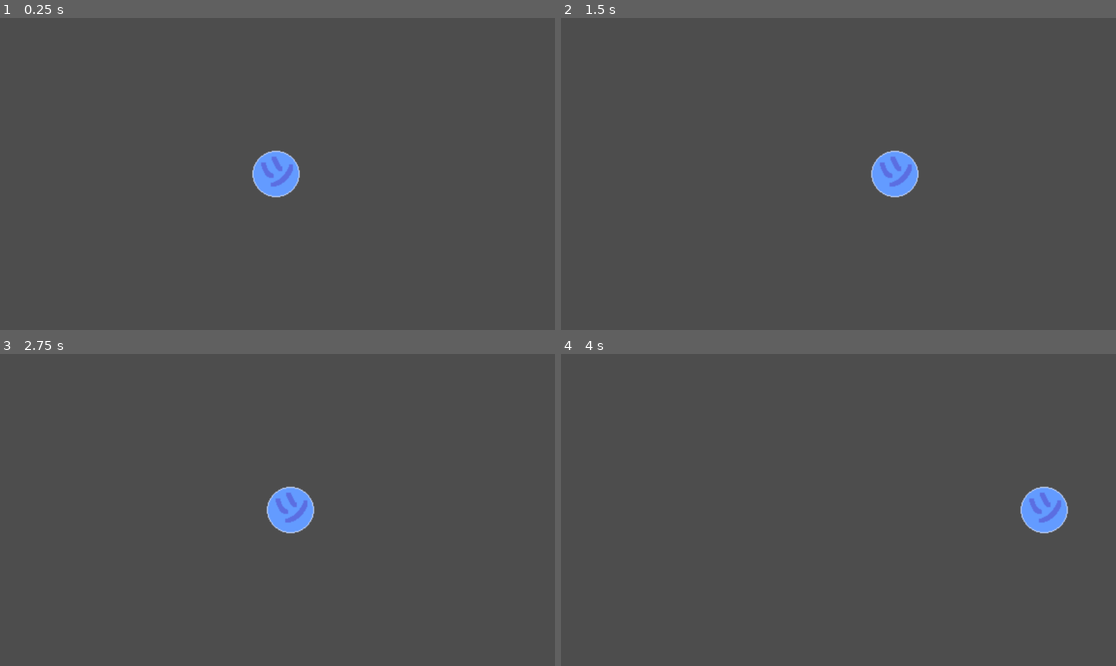
Above: before the commit, frames 1-4 (two rows, left to right).
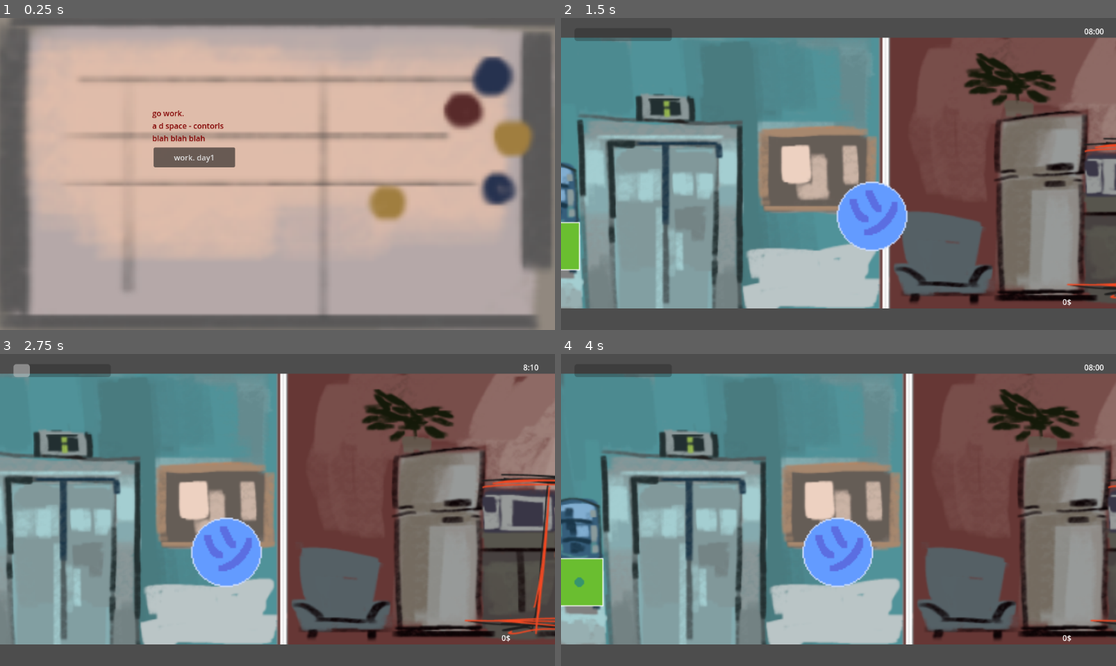
Above: after the commit, the same moments.

Repository: stayawayfrommeow/forced-2-quit
Game: Godot game, scene res://global.tscn
Same seed, same stepped clock (60 frames per second), same inputs: the game is played once before the commit and once after it.
Inputs (mouse positions are in pixels of both pictures, inside the frame that each line leads up to):
- Up to frame 1 (0.25 s): no input
- Up to frame 2 (1.5 s): click (755, 158) at 0.5 s, where only the run after the commit has a clickable "work. day1"; tap Enter at 1.25 s; hold Right (move_right) from 1.28 s (still down); hold Space (interact) from 1.28 s (still down)
- Up to frame 3 (2.75 s): release Right (move_right) at 2.03 s; release Space (interact) at 2.03 s; hold Left (move_left) from 2.03 s (still down); tap Space (interact) at 2.1 s
- Up to frame 4 (4 s): release Left (move_left) at 2.78 s; hold Right (move_right) 2.78-3.5 s; hold Space (interact) 2.78-3.5 s; click (627, 403) at 3.5 s, where only the run after the commit has a clickable "next"

The runs differ from the first frame. In frame 1, 87% of the frame differs, in the area x 0-100%, y 0-100%; in frame 2, 78%; in frame 3, 76%; in frame 4, 80%.

Commit message:
basic ui

Diff:
--- a/day1/day1.tscn
+++ b/day1/day1.tscn
@@ -1,9 +1,10 @@
-[gd_scene load_steps=6 format=3 uid="uid://brqw1yirhnfn1"]
+[gd_scene load_steps=7 format=3 uid="uid://brqw1yirhnfn1"]
 
 [ext_resource type="Script" uid="uid://tia2tnddrgd6" path="res://day1/day_1.gd" id="1_7htkw"]
 [ext_resource type="PackedScene" uid="uid://co5yrplpv2qo6" path="res://player_character/player.tscn" id="1_48ukd"]
 [ext_resource type="Texture2D" uid="uid://c70rfemuckpsl" path="res://day1/sprt_lvl_layout.png" id="2_wxk1o"]
 [ext_resource type="PackedScene" uid="uid://dsrb3848nvwuy" path="res://interactables/interactable.tscn" id="3_wxk1o"]
+[ext_resource type="PackedScene" uid="uid://ddtvttl6lwx85" path="res://gui/gui.tscn" id="5_jxyad"]
 
 [sub_resource type="LabelSettings" id="LabelSettings_7htkw"]
 font_size = 300
@@ -27,21 +28,27 @@
 metadata/_edit_lock_ = true
 
 [node name="Interactable" parent="." instance=ExtResource("3_wxk1o")]
+visible = false
 position = Vector2(-52, 237)
 
 [node name="Interactable2" parent="." instance=ExtResource("3_wxk1o")]
+visible = false
 position = Vector2(-714, 246)
 
 [node name="Interactable3" parent="." instance=ExtResource("3_wxk1o")]
+visible = false
 position = Vector2(451, 202)
 
 [node name="win_screen_placeholder" type="Label" parent="."]
-offset_left = -42.0
-offset_top = -72.0
-offset_right = 558.0
-offset_bottom = 528.0
+visible = false
+offset_left = -45.0
+offset_top = -64.0
+offset_right = 555.0
+offset_bottom = 536.0
 text = "win"
 label_settings = SubResource("LabelSettings_7htkw")
+
+[node name="Gui" parent="." instance=ExtResource("5_jxyad")]
 
 [connection signal="tree_exited" from="Interactable" to="." method="_on_interactable_tree_exited"]
 [connection signal="tree_exited" from="Interactable2" to="." method="_on_interactable_2_tree_exited"]
--- a/day1/day_1.gd
+++ b/day1/day_1.gd
@@ -29,10 +29,14 @@
 #quest 2 completed
 func _on_interactable_2_tree_exited():
 	quest3.visible = true
+
+
 	pass # Replace with function body.
 
 #quest 3 completed
 func _on_interactable_3_tree_exited():
 	win_screen.visible = true
-	get_tree().change_scene_to_file("res://day_passed/day_passed.tscn")
+
+
+	Global.endDay(1)
 	pass # Replace with function body.
--- /dev/null
+++ b/global.gd
@@ -0,0 +1,45 @@
+extends Node2D
+
+signal upd_stress(val)
+signal upd_bank(val)
+
+var day1scn = preload("res://day1/day1.tscn")
+var letter_scn = preload("res://starting_letter/starting_letter.tscn")
+var stressbar = "res://stressbar/stressbar.tscn"
+
+var MAX_STRESS = 100
+@export var stress = 0:
+	set(delta):
+		var old_value = stress
+		var new_value = old_value + delta
+		if new_value < 0:
+			stress = 0
+		if new_value > MAX_STRESS:
+			print('gg')
+		stress = new_value
+		emit_signal('upd_stress', new_value)
+
+@export var bank = 0:
+	set(delta):
+		var old_value = stress
+		var new_value = old_value + delta
+		bank = new_value
+		emit_signal('upd_bank', new_value)
+	get:
+		return bank
+
+
+# Called when the node enters the scene tree for the first time.
+func _ready():
+	get_tree().change_scene_to_packed(letter_scn)
+	pass # Replace with function body.
+
+func goToDay(number):
+	match number:
+		1:
+			get_tree().change_scene_to_packed(day1scn)
+		2:
+			get_tree().change_scene_to_file("res://day1/day1.tscn")
+
+func endDay(number):
+	get_tree().change_scene_to_file("res://day_passed/day_passed.tscn")
--- a/global.tscn
+++ b/global.tscn
@@ -1,12 +1,6 @@
 [gd_scene load_steps=2 format=3 uid="uid://wfrq1pq43jqy"]
 
-[ext_resource type="PackedScene" uid="uid://co5yrplpv2qo6" path="res://player_character/player.tscn" id="1_6q3x5"]
+[ext_resource type="Script" uid="uid://7n205kwy33i" path="res://global.gd" id="1_6q3x5"]
 
 [node name="Global" type="Node2D"]
-
-[node name="Player" parent="." instance=ExtResource("1_6q3x5")]
-position = Vector2(63, 44)
-
-[node name="Camera2D" type="Camera2D" parent="."]
-position = Vector2(64, 44)
-zoom = Vector2(2, 2)
+script = ExtResource("1_6q3x5")
--- /dev/null
+++ b/gui/bank/bank.gd
@@ -0,0 +1,12 @@
+extends Control
+
+@onready var bankLabel = $Label
+
+# Called when the node enters the scene tree for the first time.
+func _ready():
+	bankLabel.text = str(Global.bank, '$')
+	Global.upd_bank.connect(upd_bank)
+	pass # Replace with function body.
+
+func upd_bank(val):
+	bankLabel.text = str(val, '$')
--- /dev/null
+++ b/gui/bank/bank.tscn
@@ -0,0 +1,18 @@
+[gd_scene load_steps=2 format=3 uid="uid://bqysnnsh10kqh"]
+
+[ext_resource type="Script" uid="uid://cl5cdn4pxwoc0" path="res://gui/bank/bank.gd" id="1_3wsrf"]
+
+[node name="Bank" type="Control"]
+layout_mode = 3
+anchors_preset = 15
+anchor_right = 1.0
+anchor_bottom = 1.0
+grow_horizontal = 2
+grow_vertical = 2
+script = ExtResource("1_3wsrf")
+
+[node name="Label" type="Label" parent="."]
+layout_mode = 0
+offset_right = 48.0
+offset_bottom = 28.0
+text = "0$"
--- /dev/null
+++ b/gui/gui.tscn
@@ -0,0 +1,25 @@
+[gd_scene load_steps=4 format=3 uid="uid://ddtvttl6lwx85"]
+
+[ext_resource type="PackedScene" uid="uid://cnqxjfj636es5" path="res://gui/stressbar/stressbar.tscn" id="1_yw5qc"]
+[ext_resource type="PackedScene" uid="uid://dalinajj3vicw" path="res://gui/timer/timer.tscn" id="2_ioifv"]
+[ext_resource type="PackedScene" uid="uid://bqysnnsh10kqh" path="res://gui/bank/bank.tscn" id="3_q46mf"]
+
+[node name="Gui" type="CanvasLayer"]
+
+[node name="Stressbar" parent="." instance=ExtResource("1_yw5qc")]
+offset_left = 27.0
+offset_top = 21.0
+offset_right = 27.0
+offset_bottom = 21.0
+
+[node name="Timer" parent="." instance=ExtResource("2_ioifv")]
+offset_left = 1086.0
+offset_top = 16.0
+offset_right = 1086.0
+offset_bottom = 16.0
+
+[node name="Bank" parent="." instance=ExtResource("3_q46mf")]
+offset_left = 1041.0
+offset_top = 578.0
+offset_right = -29.0
+offset_bottom = -24.0
--- /dev/null
+++ b/gui/stressbar/stressbar.gd
@@ -0,0 +1,12 @@
+extends Control
+
+@onready var bar = $ProgressBar
+
+# Called when the node enters the scene tree for the first time.
+func _ready():
+	bar.value = 0
+	Global.upd_stress.connect(upd_stress)
+	pass # Replace with function body.
+
+func upd_stress(value):
+	bar.value = value
--- /dev/null
+++ b/gui/stressbar/stressbar.tscn
@@ -0,0 +1,23 @@
+[gd_scene load_steps=2 format=3 uid="uid://cnqxjfj636es5"]
+
+[ext_resource type="Script" uid="uid://bjkpkg2nhlk8i" path="res://gui/stressbar/stressbar.gd" id="1_a37pd"]
+
+[node name="Stressbar" type="Control"]
+layout_mode = 3
+anchors_preset = 15
+anchor_right = 1.0
+anchor_bottom = 1.0
+grow_horizontal = 2
+grow_vertical = 2
+script = ExtResource("1_a37pd")
+
+[node name="ProgressBar" type="ProgressBar" parent="."]
+layout_mode = 1
+anchors_preset = -1
+anchor_left = 0.001
+anchor_right = 0.001
+offset_left = -0.15200007
+offset_right = 201.84802
+offset_bottom = 27.0
+value = 36.58
+show_percentage = false
--- /dev/null
+++ b/gui/timer/timer.gd
@@ -0,0 +1,35 @@
+extends Node
+
+var HOURS_PER_DAY = 10
+var MINUTES_PER_HOUR = 60
+var MINUTERS_PER_TICK = 5
+@onready var timer = $"../Timer"
+@onready var clock_text = $Label
+var total_time
+var START_HOURS = 08
+var START_MINUTES = 00
+
+# Called when the node enters the scene tree for the first time.
+func _ready():
+	total_time = 0
+	pass # Replace with function body.
+
+
+# Called every frame. 'delta' is the elapsed time since the previous frame.
+func _process(delta):
+	pass
+
+func calc_time (total_time):
+	var total_minutes = total_time * MINUTERS_PER_TICK
+	var total_hours = floor(total_minutes / MINUTES_PER_HOUR)
+	var pretty_minutes = total_minutes % MINUTES_PER_HOUR
+	var pretty_hours = START_HOURS + total_hours
+	clock_text.text = str(pretty_hours, ':', pretty_minutes)
+	pass
+
+
+
+func _on_timer_timeout():
+	total_time += 1
+	calc_time(total_time)
+	pass # Replace with function body.
--- /dev/null
+++ b/gui/timer/timer.tscn
@@ -0,0 +1,23 @@
+[gd_scene load_steps=2 format=3 uid="uid://dalinajj3vicw"]
+
+[ext_resource type="Script" uid="uid://bq1cvjmymwbdb" path="res://gui/timer/timer.gd" id="1_xmq1a"]
+
+[node name="Timer" type="Control"]
+layout_mode = 3
+anchors_preset = 15
+anchor_right = 1.0
+anchor_bottom = 1.0
+grow_horizontal = 2
+grow_vertical = 2
+script = ExtResource("1_xmq1a")
+
+[node name="Label" type="Label" parent="."]
+layout_mode = 0
+offset_right = 40.0
+offset_bottom = 23.0
+text = "08:00"
+
+[node name="Timer" type="Timer" parent="."]
+autostart = true
+
+[connection signal="timeout" from="Timer" to="." method="_on_timer_timeout"]
--- a/interactables/interactable.gd
+++ b/interactables/interactable.gd
@@ -7,6 +7,11 @@
 @onready var player_near = false
 @onready var obj_sprt = $AnimatedSprite2D
 @onready var killtimer = $kill_timer
+
+@export var stress = 15
+@export var money = 100
+
+var DURATION = 3
 
 # Called when the node enters the scene tree for the first time.
 func _ready():
@@ -30,6 +35,8 @@
 		obj_sprt.visible = false
 		interact_popup.visible = false
 		killtimer.start(1)
+		Global.stress = stress
+
 	pass
 
 func _on_area_2d_body_entered(body):
--- a/project.godot
+++ b/project.godot
@@ -14,6 +14,10 @@
 run/main_scene="uid://wfrq1pq43jqy"
 config/features=PackedStringArray("4.5", "GL Compatibility")
 config/icon="res://icon.svg"
+
+[autoload]
+
+Global="*res://global.gd"
 
 [input]
 
--- /dev/null
+++ b/starting_letter/starting_letter.gd
@@ -0,0 +1,16 @@
+extends Node2D
+
+
+# Called when the node enters the scene tree for the first time.
+func _ready():
+	pass # Replace with function body.
+
+
+# Called every frame. 'delta' is the elapsed time since the previous frame.
+func _process(delta):
+	pass
+
+
+func _on_button_pressed():
+	Global.goToDay(1)
+	pass # Replace with function body.
--- /dev/null
+++ b/starting_letter/starting_letter.tscn
@@ -0,0 +1,36 @@
+[gd_scene load_steps=4 format=3 uid="uid://oehe5srcejey"]
+
+[ext_resource type="Script" uid="uid://dycawr6cyjnyc" path="res://starting_letter/starting_letter.gd" id="1_odxem"]
+[ext_resource type="Texture2D" uid="uid://c70rfemuckpsl" path="res://day1/sprt_lvl_layout.png" id="1_qhkex"]
+
+[sub_resource type="LabelSettings" id="LabelSettings_odxem"]
+font_color = Color(0.5106486, 0, 0, 1)
+
+[node name="StartingLetter" type="Node2D"]
+script = ExtResource("1_odxem")
+
+[node name="Sprite2D" type="Sprite2D" parent="."]
+position = Vector2(544, 292.99997)
+scale = Vector2(6.53125, 6.53125)
+texture = ExtResource("1_qhkex")
+region_enabled = true
+region_rect = Rect2(217.26308, 74.39568, 199.78148, 112.15803)
+
+[node name="Label" type="Label" parent="."]
+offset_left = 316.0
+offset_top = 186.0
+offset_right = 356.0
+offset_bottom = 209.0
+text = "go work.
+a d space - contorls
+blah blah blah"
+label_settings = SubResource("LabelSettings_odxem")
+
+[node name="Button" type="Button" parent="."]
+offset_left = 319.0
+offset_top = 269.0
+offset_right = 488.0
+offset_bottom = 310.0
+text = "work. day1"
+
+[connection signal="pressed" from="Button" to="." method="_on_button_pressed"]
Not shown, added: global.gd.uid
Not shown, added: gui/bank/bank.gd.uid
Not shown, added: gui/stressbar/stressbar.gd.uid
Not shown, added: gui/timer/timer.gd.uid
Not shown, added: starting_letter/starting_letter.gd.uid
